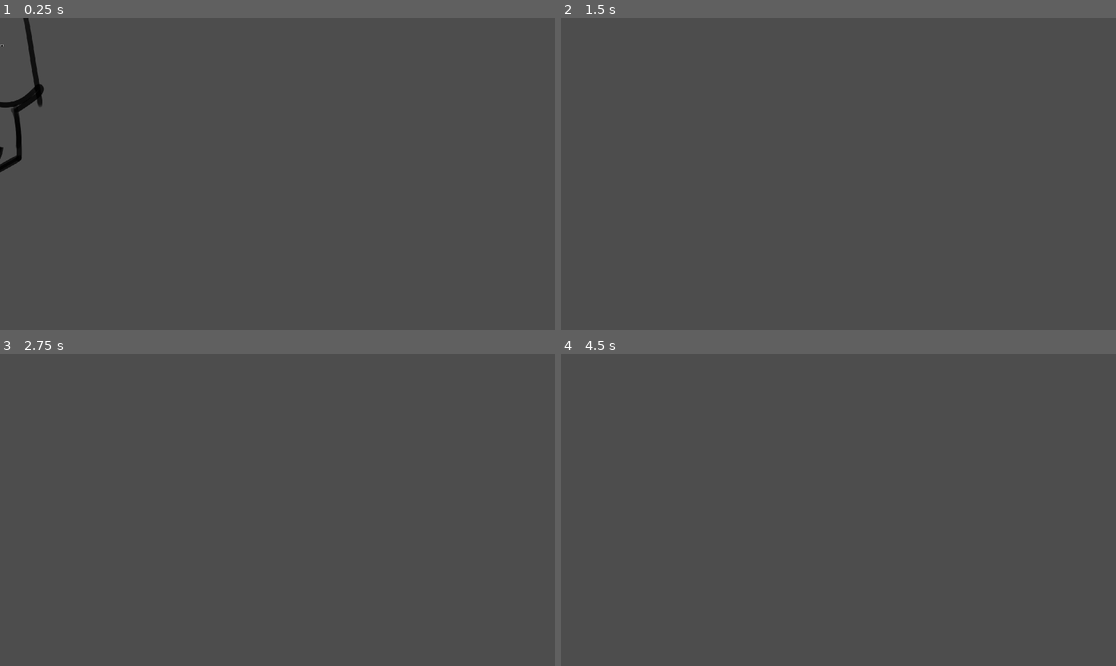
Above: before the commit, frames 1-4 (two rows, left to right).
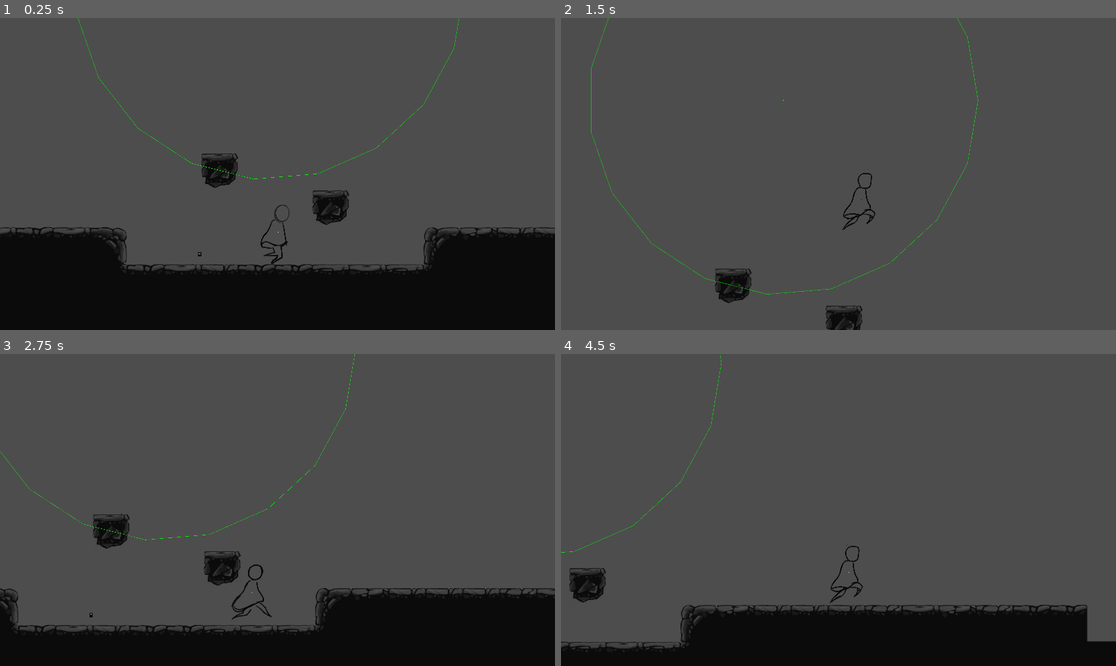
Above: after the commit, the same moments.

Repository: Lukko-Digital/upwell
Game: Godot game, scene res://src/creator_puzzle_0_visual_prototype.tscn
The game is run twice, just before and just after one commit, with the same random seed, the same clock (stepped at 60 frames per second) and the same inputs. This scene is started directly instead of the project's main scene.
Inputs (mouse positions are in pixels of both pictures, inside the frame that each line leads up to):
- Up to frame 1 (0.25 s): no input
- Up to frame 2 (1.5 s): move the mouse to (960, 158) at 0.52 s; hold Right mouse button (attract) 0.53-1.28 s; hold D (right) from 0.53 s (still down); tap Space (jump) at 0.77 s; move the mouse to (727, 189) at 1.27 s; tap Shift (boost) at 1.35 s
- Up to frame 3 (2.75 s): tap Space (jump) at 1.52 s; move the mouse to (333, 441) at 2.02 s; release D (right) at 2.03 s; hold A (left) from 2.03 s (still down); hold E (interact) from 2.03 s (still down)
- Up to frame 4 (4.5 s): move the mouse to (810, 572) at 2.77 s; release A (left) at 2.78 s; release E (interact) at 2.78 s; hold D (right) 2.78-4.28 s; click (810, 572) at 2.85 s; tap Space (jump) at 3.02, 3.77 s; move the mouse to (1005, 556) at 3.52 s; hold Right mouse button (attract) 3.53-4.28 s; move the mouse to (672, 463) at 4.27 s; hold A (left) from 4.28 s (still down); tap Shift (boost) at 4.35 s

The runs differ from the first frame. In frame 1, 28% of the frame differs, in the area x 0-100%, y 0-100%; in frame 2, 1.4%; in frame 3, 19%; in frame 4, 16%.

Commit message:
create scene for first creator puzzle

Diff:
--- a/src/creator_puzzle_0_visual_prototype.tscn
+++ b/src/creator_puzzle_0_visual_prototype.tscn
@@ -1,11 +1,33 @@
-[gd_scene load_steps=3 format=3 uid="uid://cvtjc4thaq1wj"]
+[gd_scene load_steps=6 format=3 uid="uid://cvtjc4thaq1wj"]
 
-[ext_resource type="PackedScene" uid="uid://c7h28mip32chm" path="res://src/level_elements/tile_map.tscn" id="1_a1xtk"]
-[ext_resource type="PackedScene" uid="uid://tfy83b2uc6hh" path="res://src/player.tscn" id="2_c64qk"]
+[ext_resource type="PackedScene" uid="uid://tfy83b2uc6hh" path="res://src/player.tscn" id="1_2d0w6"]
+[ext_resource type="PackedScene" uid="uid://dmckuh3uv0cge" path="res://src/level_elements/tile_map_brick.tscn" id="1_opdt1"]
+[ext_resource type="PackedScene" uid="uid://c2i7joogv6drg" path="res://src/level_elements/artificial_gravity.tscn" id="2_agv78"]
+[ext_resource type="PackedScene" uid="uid://cer8t0kfpov7b" path="res://src/level_elements/clicker_holder.tscn" id="4_trnax"]
+
+[sub_resource type="CircleShape2D" id="CircleShape2D_cbsp5"]
+radius = 1347.16
 
 [node name="CreatorPuzzle0" type="Node2D"]
 
-[node name="TileMap" parent="." instance=ExtResource("1_a1xtk")]
-layer_0/tile_data = PackedInt32Array()
+[node name="TileMap" parent="." instance=ExtResource("1_opdt1")]
+position = Vector2(-16, 480)
 
-[node name="Player" parent="." instance=ExtResource("2_c64qk")]
+[node name="Player" parent="." instance=ExtResource("1_2d0w6")]
+position = Vector2(0, 223)
+scale = Vector2(0.454594, 0.454594)
+
+[node name="Camera2D2" type="Camera2D" parent="Player"]
+position = Vector2(0, -851.309)
+scale = Vector2(0.772846, 0.772846)
+zoom = Vector2(0.5, 0.5)
+position_smoothing_enabled = true
+
+[node name="ArtificialGravity" parent="." instance=ExtResource("2_agv78")]
+position = Vector2(-53, -1450)
+
+[node name="CollisionShape2D" type="CollisionShape2D" parent="ArtificialGravity"]
+shape = SubResource("CircleShape2D_cbsp5")
+
+[node name="ClickerHolder" parent="." instance=ExtResource("4_trnax")]
+position = Vector2(-550, 429)
